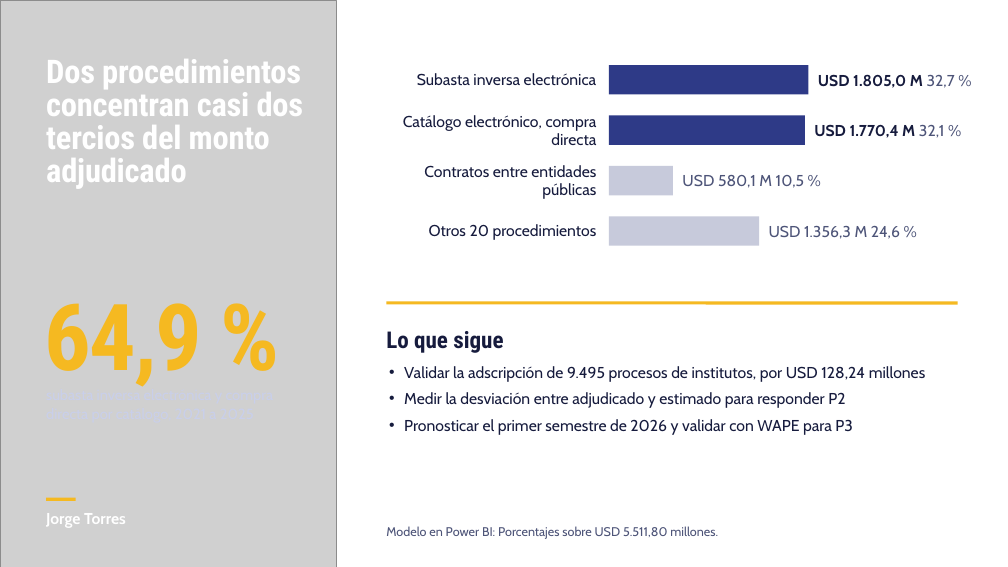
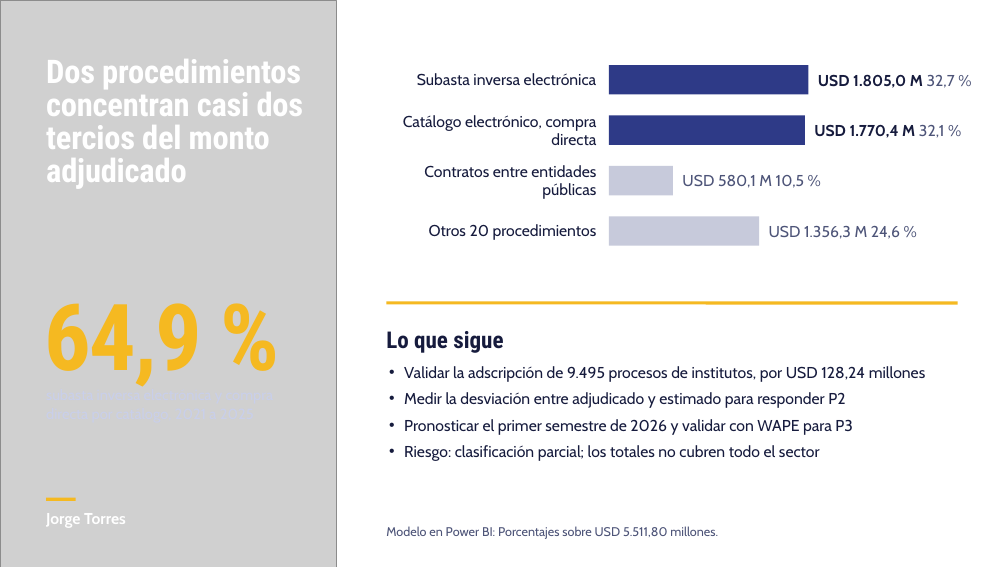
Before and after one commit to Vladimirjon/ec-gov-procurement-dw, a slide deck: slide 6 of deliverables/h3/H3PresentacionBravoFreireGuajanPasquelTorres.pptx. Drawn at 1008x567 pixels with LibreOffice and Linux fonts; fonts in the diff are those of the drawing; grey boxes stand for pictures. Boxes give left, top, right and bottom in pixels: in the first picture for what was removed or moved away, otherwise in the second. Text is boxed around its words. In the diff, an @@ line names an element or a change of style, - is before the commit and + after.

```diff
--- a/deliverables/h3/H3PresentacionBravoFreireGuajanPasquelTorres.pptx
+++ b/deliverables/h3/H3PresentacionBravoFreireGuajanPasquelTorres.pptx
@@ text at (x1=404, y1=445, x2=820, y2=461): paragraph added @@
+• Riesgo: clasificación parcial; los totales no cubren todo el sector
```
Also in this commit, not shown: 3 other slides changed, 6 other files.
